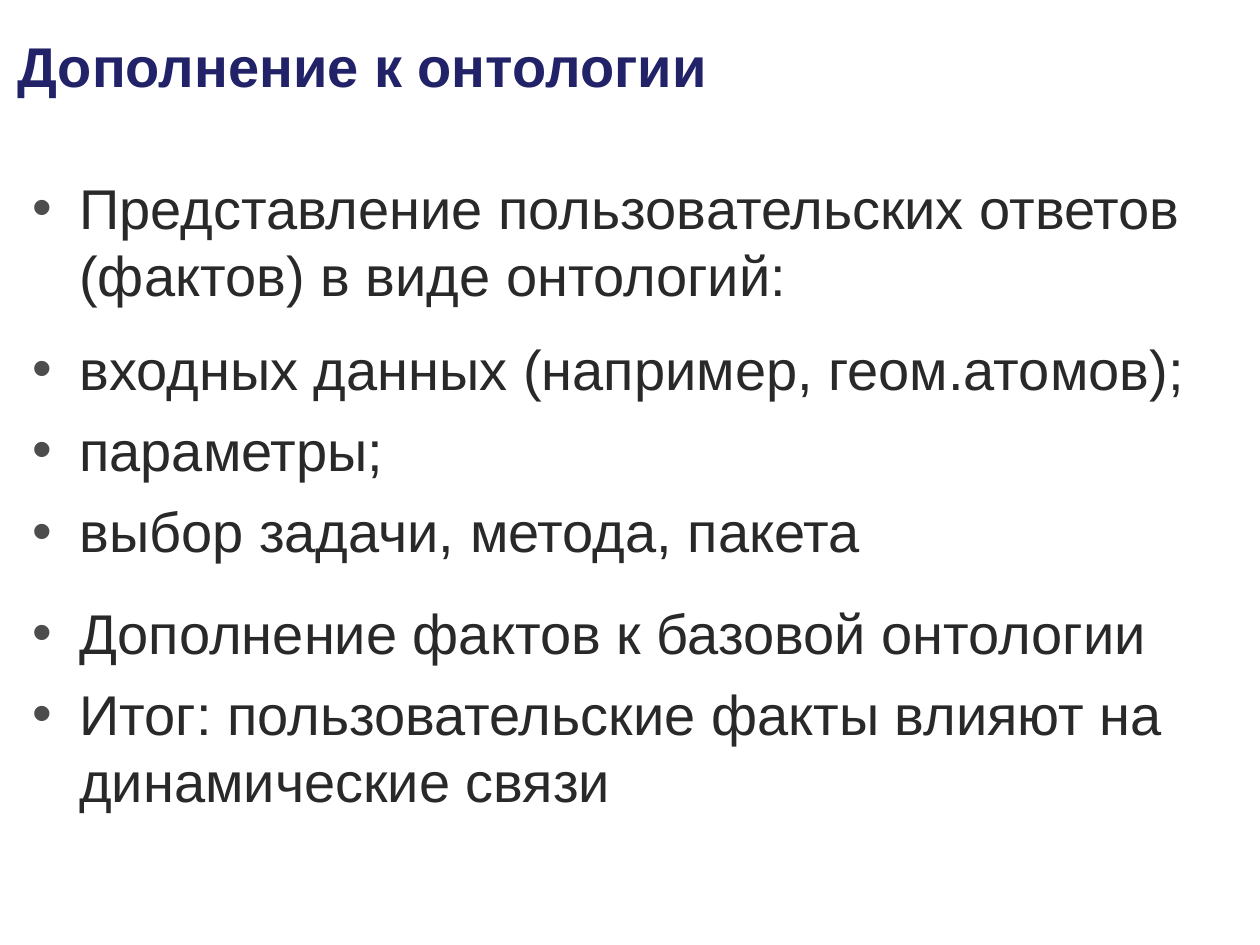
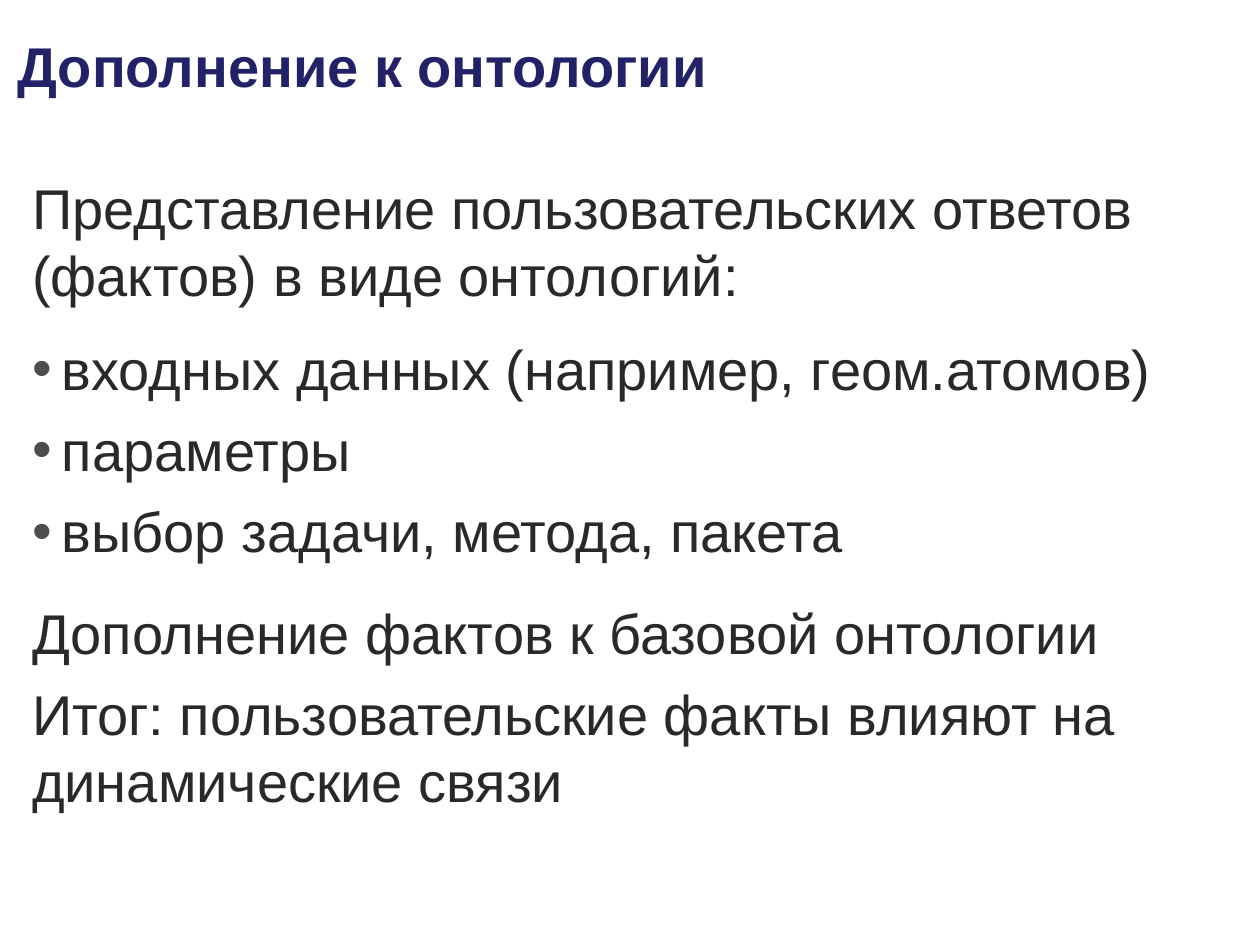
Before and after one commit to podtelkin/NII-NKT, a slide deck: slide 15 of master/master.ppt. Drawn at 1260x945 pixels with LibreOffice and Linux fonts; fonts in the diff are those of the drawing; background and template pictures are left out. Boxes give left, top, right and bottom in pixels: in the first picture for what was removed or moved away, otherwise in the second. Text is boxed around its words. In the diff, an @@ line names an element or a change of style, - is before the commit and + after.

```diff
--- a/master/master.ppt
+++ b/master/master.ppt
@@ text at (32, 190, 1132, 813): bullet • to none; indent changed @@
@@ text at (62, 349, 1151, 482): text changed @@
-• входных данных (например, геом.атомов);
-• параметры;
+• входных данных (например, геом.атомов)
+• параметры
```
Also in this commit, not shown: 12 other slides changed.
